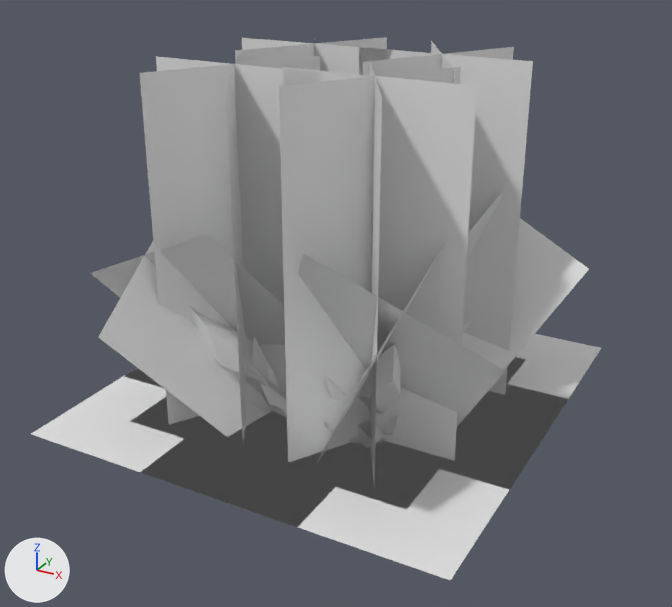
The FBX model Effect#1/Assets/Graphicsdata/FX/FBX/FX_ice_001.FBX, before and after one commit.
The view is the same before and after, from a camera (50 mm lens) standing at (14.4, -26.6, 16.7) and looking at (0.0, -0.4, 3.6). Arrows for +X, +Y and +Z are at lower left; the lights stay in place. Where no turn or scale is listed for an object, it has been applied to the vertices.

Names of what the first picture shows: 'fx_ice_001_2', 'fx_ice_001_plane1', 'fx_ice_001_plane2', 'fx_ice_plane3'.
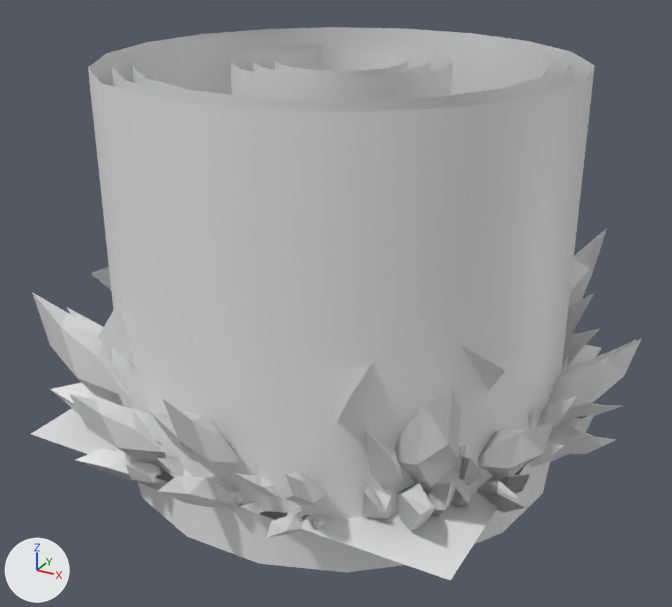
Pixel boxes [x1, y1, x2, y2] of what changed, in the pictures (672 x 607 px; the box of a moved part takes in the faces that stretch with it):
'fx_ice_001_plane2', reshaped: before [140, 37, 533, 482]; after [88, 27, 595, 573]
'fx_ice_001_2', reshaped, turned: before [188, 305, 471, 447]; after [32, 228, 642, 538]
part 1 of me_mesh_003, added: after [112, 30, 571, 112]
part 2 of me_mesh_003, added: after [133, 32, 551, 106]
part 3 of me_mesh_003, added: after [88, 27, 595, 573]
part 4 of me_mesh_003, added: after [253, 46, 430, 79]
part 5 of me_mesh_003, added: after [275, 49, 408, 75]
part 6 of me_mesh_003, added: after [231, 43, 453, 101]
part 7 of me_mesh_003, deleted: before [140, 37, 533, 482]
part 9 of me_mesh_004, moved or reshaped (not visible before): after [558, 362, 568, 377]
part 10 of me_mesh_004, moved or reshaped (not visible before): after [565, 412, 596, 432]
part 11 of me_mesh_004, moved or reshaped (not visible before): after [528, 411, 535, 429]
part 12 of me_mesh_004, moved or reshaped (not visible before): after [547, 424, 615, 462]
part 13 of me_mesh_004, moved or reshaped: before [462, 322, 471, 335]; after [537, 396, 576, 434]
part 14 of me_mesh_004, moved or reshaped (not visible before): after [530, 442, 564, 467]
part 15 of me_mesh_004, moved or reshaped (not visible before): after [547, 338, 642, 425]
part 16 of me_mesh_004, moved or reshaped: before [382, 416, 399, 435]; after [215, 485, 242, 512]
part 17 of me_mesh_004, moved or reshaped: before [357, 418, 383, 447]; after [158, 476, 222, 507]
part 18 of me_mesh_004, moved or reshaped: before [325, 376, 353, 407]; after [148, 409, 196, 461]
part 19 of me_mesh_004, moved or reshaped: before [325, 422, 333, 432]; after [157, 458, 193, 477]
part 20 of me_mesh_004, moved or reshaped: before [357, 344, 401, 415]; after [162, 398, 238, 483]
part 21 of me_mesh_004, moved or reshaped (not visible afterwards): before [252, 337, 279, 393]
part 22 of me_mesh_004, moved or reshaped (not visible afterwards): before [249, 403, 267, 415]
part 23 of me_mesh_004, moved or reshaped (not visible afterwards): before [260, 384, 287, 417]
part 24 of me_mesh_004, deleted: before [188, 305, 271, 394]
'fx_ice_001_plane1', unchanged, covered by the edit: before [31, 334, 601, 580]; after [31, 345, 601, 580]
'fx_ice_plane3', unchanged, covered by the edit: before [90, 193, 589, 463]; after [90, 258, 589, 417]

Diff of the bpy script that builds the scene:
```diff
--- a/Effect#1/Assets/Graphicsdata/FX/FBX/FX_ice_001.FBX.py
+++ b/Effect#1/Assets/Graphicsdata/FX/FBX/FX_ice_001.FBX.py
@@ me_mesh_003 @@
-me_mesh_003.from_pydata(...)  # 60 vertices, 30 faces; spans x -5.48..5.51, y -5.13..5.11, z -2.03..11.94
+me_mesh_003.from_pydata(...)  # 228 vertices, 111 faces; spans x -7.82..7.84, y -7.73..7.69, z -1.98..11.88
+# me_mesh_003 part 1: a new loose piece of 36 vertices spanning x -7.11..7.13, y -7.03..6.99, z -1.98..11.88
+# me_mesh_003 part 2: a new loose piece of 36 vertices spanning x -6.5..6.51, y -6.43..6.39, z -1.98..11.88
+# me_mesh_003 part 3: a new loose piece of 36 vertices spanning x -7.82..7.84, y -7.73..7.69, z -1.98..11.88
+# me_mesh_003 part 4: a new loose piece of 36 vertices spanning x -2.8..2.82, y -2.79..2.75, z -1.98..11.88
+# me_mesh_003 part 5: a new loose piece of 36 vertices spanning x -2.11..2.13, y -2.11..2.07, z -1.98..11.88
+# me_mesh_003 part 6: a new loose piece of 36 vertices spanning x -3.51..3.53, y -3.48..3.45, z -1.98..11.88
+# me_mesh_003 part 7: 48 vertices removed from x -5.48..5.51, y -5.13..5.11, z -2.03..11.94
+# me_mesh_003 part 8: the surface is now shaded smooth
@@ me_mesh_004 @@
 # used by ob_fx_ice_001_2; location = (0.0, 0.0, 0.01); rotation_euler = (0.0, 0.0, -1.571), in degrees (0, 0, -90); scale = (0.0254, 0.0254, 0.0254)
-me_mesh_004.from_pydata(...)  # 816 vertices, 1248 faces; spans x -168.0..169.0, y -161.0..168.0, z -50.0..176.0
+me_mesh_004.from_pydata(...)  # 3264 vertices, 4992 faces; spans x -409.0..404.0, y -394.0..392.0, z -62.0..207.0
+# me_mesh_004 part 9: the loose piece of 17 vertices spanning x -112.0..-62.0, y 42.0..86.0, z -10.0..115.0 is moved by (-131.0, 131.0, 0.0)
+# me_mesh_004 part 10: the loose piece of 17 vertices spanning x -140.0..-78.0, y 53.0..105.0, z -31.0..48.0 is moved by (-131.0, 131.0, 0.0)
+# me_mesh_004 part 11: the loose piece of 17 vertices spanning x -57.0..-25.0, y 54.0..136.0, z -16.0..85.0 is moved by (-131.0, 131.0, 0.0)
+# me_mesh_004 part 12: the loose piece of 17 vertices spanning x -132.0..-45.0, y 46.0..168.0, z -41.0..46.0 is moved by (-131.0, 131.0, 0.0)
+# me_mesh_004 part 13: the loose piece of 17 vertices spanning x -83.0..-38.0, y 54.0..168.0, z -17.0..117.0 is moved by (-131.0, 131.0, 0.0)
+# me_mesh_004 part 14: the loose piece of 17 vertices spanning x -72.0..-30.0, y 54.0..162.0, z -50.0..46.0 is moved by (-131.0, 131.0, 0.0)
+# me_mesh_004 part 15: the loose piece of 17 vertices spanning x -156.0..-58.0, y 40.0..156.0, z -22.0..176.0 is moved by (-131.0, 131.0, 0.0)
+# me_mesh_004 part 16: the loose piece of 17 vertices spanning x 53.0..105.0, y 78.0..140.0, z -31.0..48.0 is moved by (119.0, 119.0, 0.0)
+# me_mesh_004 part 17: the loose piece of 17 vertices spanning x 46.0..168.0, y 45.0..132.0, z -41.0..46.0 is moved by (119.0, 119.0, 0.0)
+# me_mesh_004 part 18: the loose piece of 17 vertices spanning x 54.0..168.0, y 38.0..83.0, z -17.0..117.0 is moved by (119.0, 119.0, 0.0)
+# me_mesh_004 part 19: the loose piece of 17 vertices spanning x 54.0..162.0, y 30.0..72.0, z -50.0..46.0 is moved by (119.0, 119.0, 0.0)
+# me_mesh_004 part 20: the loose piece of 17 vertices spanning x 40.0..156.0, y 58.0..156.0, z -22.0..176.0 is moved by (119.0, 119.0, 0.0)
+# me_mesh_004 part 21: the loose piece of 17 vertices spanning x 67.0..119.0, y -77.0..-36.0, z -10.0..115.0 is moved by (128.0, -128.0, 0.0)
+# me_mesh_004 part 22: the loose piece of 17 vertices spanning x 83.0..149.0, y -92.0..-45.0, z -31.0..48.0 is moved by (128.0, -128.0, 0.0)
+# me_mesh_004 part 23: the loose piece of 17 vertices spanning x 66.0..141.0, y -55.0..-20.0, z -31.0..64.0 is moved by (128.0, -128.0, 0.0)
+# me_mesh_004 part 24: 18 loose pieces with 306 vertices, spanning x -168.0..169.0, y -161.0..-8.0, z -50.0..176.0, are deleted
+# me_mesh_004 part 25: 2754 vertices added at x -409.0..404.0, y -394.0..392.0, z -62.0..207.0
+# me_mesh_004 part 26: the surface is now shaded smooth
@@ ob_fx_ice_001_2 @@
 ob_fx_ice_001_2.location = (0.0, 0.0, 0.01)
-ob_fx_ice_001_2.rotation_euler = (0.0, 0.0, -1.571)  # degrees (0, 0, -90)
+ob_fx_ice_001_2.rotation_euler = (0.0, 0.0, -2.356)  # degrees (0, 0, -135)
 ob_fx_ice_001_2.scale = (0.0254, 0.0254, 0.0254)
```
